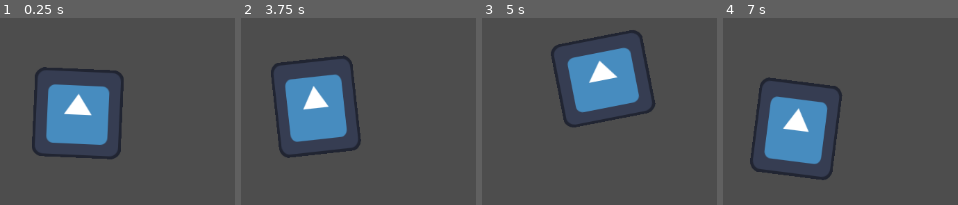
Above: before the commit, frames 1-4 (left to right).
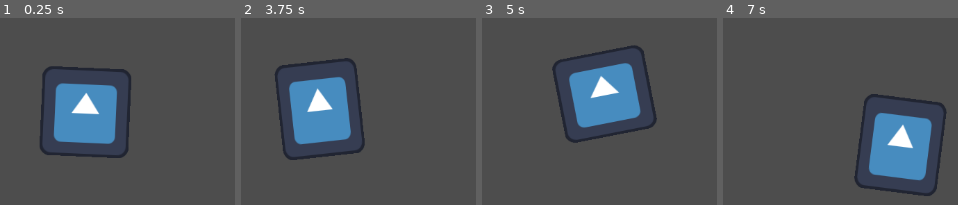
Above: after the commit, the same moments.

Repository: Snakatakka/Sheeple-Pleaser
Game: Godot game, scene res://test.tscn
Two runs of this game, one before a commit and one after it. Both use one fixed random seed, a clock stepped at 60 frames per second and the inputs below. The engine's default icon, where the game draws it, is replaced by a stand-in: a white triangle on a blue panel in a dark square.
Inputs (mouse positions are in pixels of both pictures, inside the frame that each line leads up to):
- Up to frame 1 (0.25 s): no input
- Up to frame 2 (3.75 s): tap Enter at 0.5, 3.5 s; move the mouse to (outside the picture) at 0.52 s; hold Right 0.53-1.28 s; tap Alt at 0.6, 2.1, 3.6 s; click (outside the picture) at 0.67 s; move the mouse to (outside the picture) at 1.27 s; hold Down 1.28-2.03 s; tap Shift at 1.35, 2.85 s; tap Space at 2 s; move the mouse to (outside the picture) at 2.02 s; hold Right 2.03-2.78 s; move the mouse to (316, 197) at 2.77 s; hold Up 2.78-3.53 s; click (316, 197) at 2.92 s; move the mouse to (outside the picture) at 3.52 s; hold Left from 3.53 s (still down)
- Up to frame 3 (5 s): keep holding Left; move the mouse to (outside the picture) at 4.27 s; tap Shift at 4.35 s
- Up to frame 4 (7 s): move the mouse to (878, 107) at 5.02 s; release Left at 5.03 s; hold Down 5.03-5.78 s; tap Alt at 5.1, 6.6 s; click (878, 107) at 5.17 s; move the mouse to (outside the picture) at 5.77 s; hold Right 5.78-6.53 s; tap Shift at 5.85 s; move the mouse to (outside the picture) at 6.52 s; hold Up from 6.53 s (still down)

The runs differ from the first frame. In frame 1, 6.6% of the frame differs, in the area x 13-56%, y 25-76%; in frame 2, 6.4%; in frame 3, 9.0%; in frame 4, 21%, in the area x 11-96%, y 31-96%.

Commit message:
changed to strict type safety

Diff:
--- a/Autoloads/Events/Events.gd
+++ b/Autoloads/Events/Events.gd
@@ -1,6 +1,6 @@
 extends Node
 
 signal day_changed
-signal time_changed(time)
+signal time_changed(time : int)
 
-signal sheep_interacted(sheep)
+signal sheep_interacted(sheep : Node2D)
--- a/Scenes/Sheep/Sheep.gd
+++ b/Scenes/Sheep/Sheep.gd
@@ -33,7 +33,7 @@
 
 # Handles movement.
 const MAX_MOVE_DISTANCE : float = 100.0
-const MIN_MOVE_DISTANCE : float = 20.0
+const SPEED : float = 200.0
 var movement_target : Vector2 = Vector2(0, 0)
 var moving : bool = false
 var can_move : bool = true
@@ -48,16 +48,16 @@
 	match current_state:
 		State.WANDER:
 			if (can_move) && (!moving):
-				var delta_x = Math._random_float((position.x - MAX_MOVE_DISTANCE), (position.x + MAX_MOVE_DISTANCE))
-				var delta_y = Math._random_float((position.y - MAX_MOVE_DISTANCE), (position.y + MAX_MOVE_DISTANCE))
-				_move(Vector2(delta_x, delta_y), 250.0)
+				var delta_x : float = Math._random_float((position.x - MAX_MOVE_DISTANCE), (position.x + MAX_MOVE_DISTANCE))
+				var delta_y : float = Math._random_float((position.y - MAX_MOVE_DISTANCE), (position.y + MAX_MOVE_DISTANCE))
+				_move(Vector2(delta_x, delta_y), SPEED)
 			return
 
 func _move(target : Vector2, speed : float) -> void:
-	var tween = create_tween()
+	var tween : Tween = create_tween()
 	moving = true
-	var absolute_x = abs(position.x - abs(target.x))
-	var absolute_y = abs(position.y - abs(target.y))
+	var absolute_x : float = abs(position.x - abs(target.x))
+	var absolute_y : float = abs(position.y - abs(target.y))
 	var speed_value : float = (absolute_x + absolute_y) / speed
 	print(speed_value)
 	tween.tween_property(self, "position", target, speed_value)
@@ -74,7 +74,7 @@
 	current_age += 1
 	_evaluate_age(current_age)
 
-func _evaluate_age(age) -> void:
+func _evaluate_age(age : int) -> void:
 	match age:
 		5:
 			_change_life_stage(LifeStage.ADULT)
@@ -87,8 +87,8 @@
 				_death_roll(age)
 
 # Checks whether or not a sheep dies when it ages up; the older a sheep is, the more likely it is to die.
-func _death_roll(age) -> void:
-	var roll = Math._random_int(29, 40)
+func _death_roll(age : int) -> void:
+	var roll : int = Math._random_int(29, 40)
 
 	if roll < age:
 		_change_life_stage(LifeStage.DEAD)
--- a/Scenes/Sheep/Sprite.gd
+++ b/Scenes/Sheep/Sprite.gd
@@ -4,12 +4,15 @@
 @onready var hair_sprite : Sprite2D = $HairSprite
 @onready var body_sprite : Sprite2D = $BodySprite
 @onready var leg_sprite : Sprite2D = $LegSprite
+var parent : Node = get_parent()
 var scale_min : float = 0.925
 var scale_max : float = 1.075
 
 var time : float
 var variance : float = Math._random_float(-0.5, 0.5)
 var limit : float = 5.0
+
+var bob_speed : int = 2.0
 
 # Called when the node enters the scene tree for the first time.
 func _ready() -> void:
@@ -20,14 +23,24 @@
 func _process(delta: float) -> void:
 	time += (delta)
 	rotation_degrees = Math._sine(time + variance) / limit
+	var new_bob_speed : int
+
+	match get_parent().moving:
+		true:
+			new_bob_speed = 1
+		false:
+			new_bob_speed = 2
+
+	bob_speed = new_bob_speed
+
 
 func _bob() -> void:
-	var tween = create_tween()
+	var tween : Tween = create_tween()
 	tween.set_ease(Tween.EASE_IN_OUT)
 	tween.set_trans(Tween.TRANS_ELASTIC)
 	tween.set_loops()
-	tween.tween_property(self, "scale", Vector2(scale_max, scale_min), 2 + variance)
-	tween.tween_property(self, "scale", Vector2(scale_min, scale_max), 2 + variance)
+	tween.tween_property(self, "scale", Vector2(scale_max, scale_min), bob_speed + variance)
+	tween.tween_property(self, "scale", Vector2(scale_min, scale_max), bob_speed + variance)
 	# I lowk have no idea what the 2 is doing here, it just makes the tween look better
 
 func _placeholder() -> void:
--- a/project.godot
+++ b/project.godot
@@ -20,6 +20,10 @@
 Math="*uid://cysqowd86ofjb"
 Events="*uid://8u4phpbpfi31"
 
+[debug]
+
+gdscript/warnings/untyped_declaration=2
+
 [display]
 
 window/stretch/mode="viewport"
Not shown, added: Scenes/Sheep/Sheep.tscn648316818.tmp
Not shown, added: Scenes/Sheep/Sheep.tscn656976843.tmp
